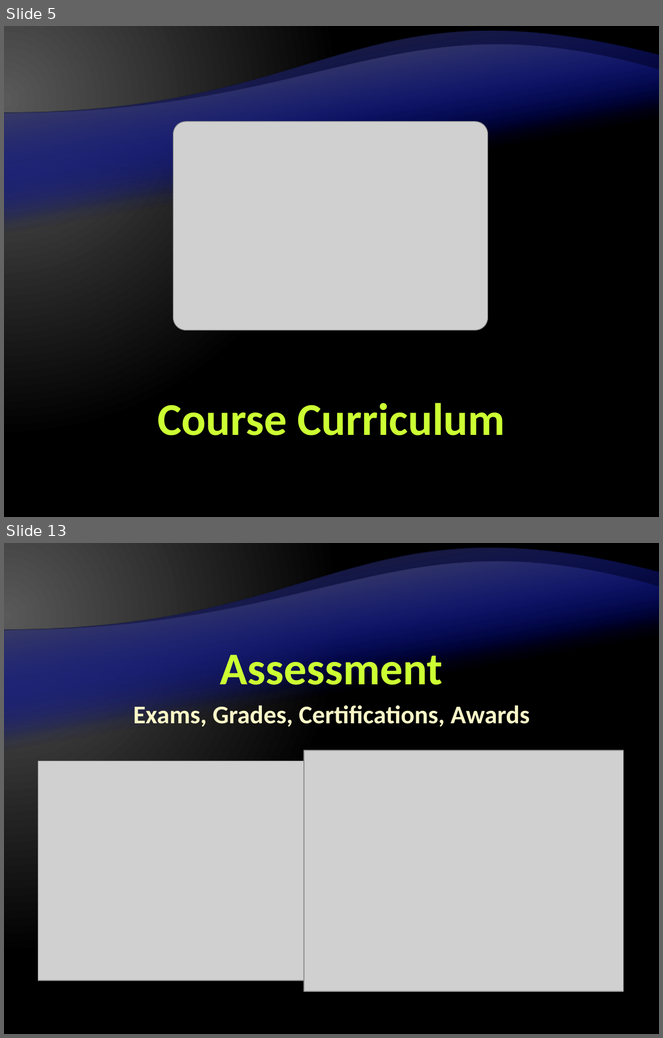
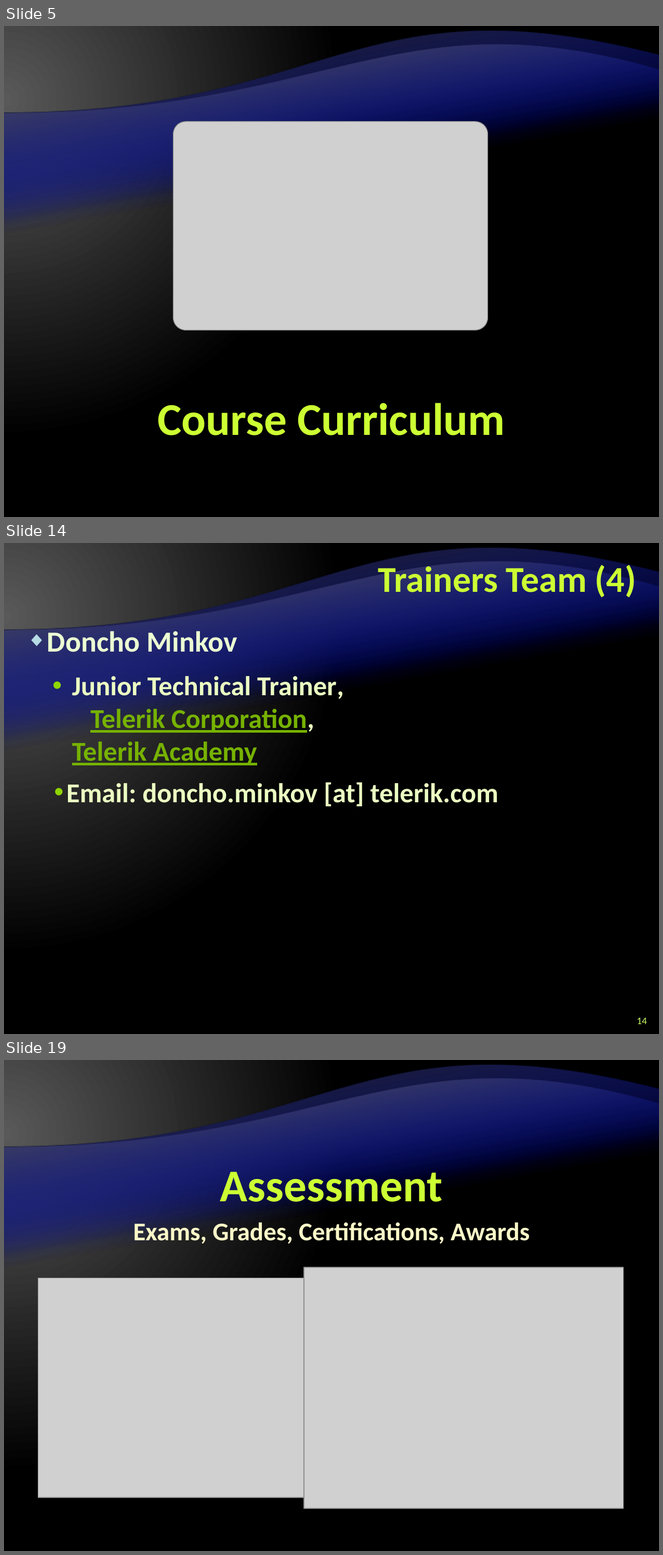
Before and after one commit to Graveheart/aspnetcourse, a slide deck: 2010/lectures/0. Course Introduction.pptx. Shown one above the other, each under a label of ours: slides 5 and 13 before the commit, slides 5, 14 and 19 after it; the slides between them are not shown. The pictures are 663x1038 and 663x1555 pixels, drawn with LibreOffice and Linux fonts; fonts in the diff are those of the drawing; grey boxes stand for pictures; background and template pictures are left out. Boxes give left, top, right and bottom in pixels: in the first picture for what was removed or moved away, otherwise in the second. Text is boxed around its words. In the diff, an @@ line names an element or a change of style, - is before the commit and + after.

Commit message:
added slides to the trainers section fixes to the formatting added Vesko and Shasho's pictures

```diff
--- a/2010/lectures/0. Course Introduction.pptx
+++ b/2010/lectures/0. Course Introduction.pptx
@@ slide 14 added at box(4, 543, 659, 1034), background gradient #595959 to #000000; not listed: 4 template elements that a slide beside it also shows @@
@@ title added at box(378, 562, 636, 598), 40 pt, text #CCFF33, bold @@
+Trainers Team (4)
@@ text added at box(47, 627, 344, 766), 30 pt, text #76B200, bold @@
+◆ Doncho Minkov
+  • Junior Technical Trainer, Telerik Corporation, Telerik Academy
@@ text added at box(66, 782, 499, 807), 30 pt, text #EBFFC2, bold @@
+• Email: doncho.minkov [at] telerik.com
@@ page number added at box(637, 1018, 647, 1025), 11 pt, text #CCFF66 @@
+14
@@ what was slide 13 is now slide 19 @@
```
Also in this commit, not shown: 13 slides changed, 5 other slides added, 2 other files.
